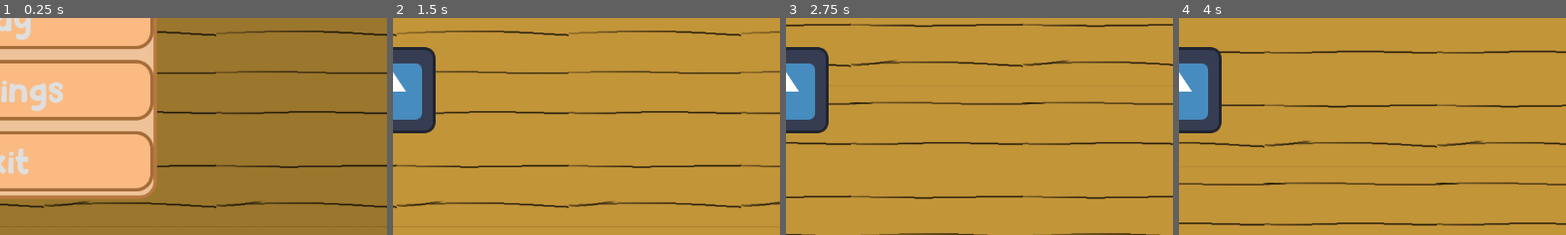
Above: before the commit, frames 1-4 (left to right).
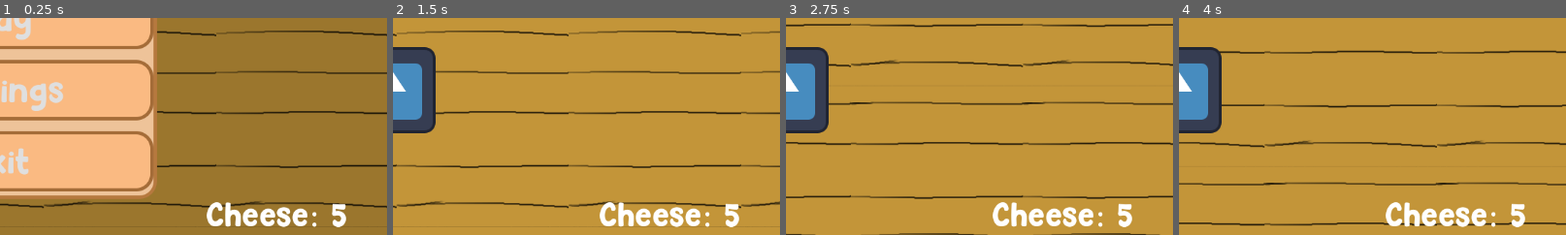
Above: after the commit, the same moments.

Repository: pokemeta/shoebugs-project
Game: Godot game, scene res://Scenes/testworld1.tscn
The game is run twice, just before and just after one commit, with the same random seed, the same clock (stepped at 60 frames per second) and the same inputs. The engine's default icon, where the game draws it, is replaced by a stand-in: a white triangle on a blue panel in a dark square.
Inputs:
- Up to frame 1 (0.25 s): no input
- Up to frame 2 (1.5 s): click "Play" at 0.5 s; hold D (move_right) from 1.28 s (still down); tap E (interact) at 1.35 s
- Up to frame 3 (2.75 s): tap I (shop) at 1.52, 1.55, 1.82, 2.1, 2.27, 2.57 s; release D (move_right) at 2.03 s; hold S (move_down) from 2.03 s (still down); tap E (interact) at 2.3 s
- Up to frame 4 (4 s): release S (move_down) at 2.78 s; hold D (move_right) 2.78-3.53 s; tap C (coin_add) at 2.85 s; tap I (shop) at 3.05, 3.77 s; hold W (move_up) from 3.53 s (still down); tap E (interact) at 3.6 s
The pictures show only the part of the screen within x 50-100%, y 33-83%; the shares and areas given below are measured in that part.

The runs differ from the first frame. In frame 1, 1.9% of the frame differs, in the area x 53-90%, y 84-97%; in frame 2, 1.9%; in frame 3, 1.9%; in frame 4, 1.9%.

Commit message:
Added indicator for not enough cheese, also a counter until i figure how to display inventory

Diff:
--- a/Scenes/UI/evolution.tscn
+++ b/Scenes/UI/evolution.tscn
@@ -25,7 +25,7 @@
 corner_radius_bottom_right = 25
 corner_radius_bottom_left = 25
 
-[node name="CanvasLayer" type="CanvasLayer"]
+[node name="EvolutionLayer" type="CanvasLayer"]
 
 [node name="Control" type="Control" parent="."]
 layout_mode = 3
--- a/Scenes/UI/inventory.tscn
+++ b/Scenes/UI/inventory.tscn
@@ -26,7 +26,7 @@
 corner_radius_bottom_right = 10
 corner_radius_bottom_left = 10
 
-[node name="CanvasLayer" type="CanvasLayer"]
+[node name="Inventory" type="CanvasLayer"]
 
 [node name="Control" type="Control" parent="."]
 layout_mode = 3
--- a/Scenes/UI/mainmenu.tscn
+++ b/Scenes/UI/mainmenu.tscn
@@ -3,7 +3,7 @@
 [ext_resource type="Script" uid="uid://dnhfnagrhhbrb" path="res://Scripts/mainmenu.gd" id="1_pwset"]
 [ext_resource type="Theme" uid="uid://bu1wtqkrwnyj6" path="res://Themes/UITheme.tres" id="1_qshck"]
 
-[node name="CanvasLayer" type="CanvasLayer"]
+[node name="MenuLayer" type="CanvasLayer"]
 script = ExtResource("1_pwset")
 
 [node name="Control" type="Control" parent="."]
--- a/Scenes/UI/sbinteraction.tscn
+++ b/Scenes/UI/sbinteraction.tscn
@@ -15,7 +15,13 @@
 corner_radius_bottom_right = 25
 corner_radius_bottom_left = 25
 
-[node name="CanvasLayer" type="CanvasLayer"]
+[sub_resource type="LabelSettings" id="LabelSettings_j6f4f"]
+font_size = 32
+font_color = Color(0.881566, 0, 0.124162, 1)
+outline_size = 16
+outline_color = Color(0, 0, 0, 1)
+
+[node name="ShoeBugLayer" type="CanvasLayer"]
 script = ExtResource("1_j6f4f")
 
 [node name="Control" type="Control" parent="."]
@@ -107,10 +113,31 @@
 theme_override_font_sizes/font_size = 40
 text = "Sell"
 
+[node name="WarningCheese" type="Label" parent="Control/Panel"]
+visible = false
+layout_mode = 1
+anchors_preset = 8
+anchor_left = 0.5
+anchor_top = 0.5
+anchor_right = 0.5
+anchor_bottom = 0.5
+offset_left = -85.5
+offset_top = -122.5
+offset_right = 85.5
+offset_bottom = -35.5
+grow_horizontal = 2
+grow_vertical = 2
+text = "Not enough
+cheese"
+label_settings = SubResource("LabelSettings_j6f4f")
+
 [node name="Timer" type="Timer" parent="."]
 autostart = true
+
+[node name="CheeseWarnTimer" type="Timer" parent="."]
 
 [connection signal="button_down" from="Control/Panel/PanelContainer/VBoxContainer/Feed" to="." method="feed"]
 [connection signal="pressed" from="Control/Panel/PanelContainer/VBoxContainer/Water" to="." method="givewater"]
 [connection signal="button_down" from="Control/Panel/PanelContainer/VBoxContainer/Sell" to="." method="sell"]
 [connection signal="timeout" from="Timer" to="." method="_on_timer_timeout"]
+[connection signal="timeout" from="CheeseWarnTimer" to="." method="_on_cheese_warn_timer_timeout"]
--- a/Scenes/hud.tscn
+++ b/Scenes/hud.tscn
@@ -1,9 +1,13 @@
-[gd_scene load_steps=4 format=3 uid="uid://doig37rypve7d"]
+[gd_scene load_steps=5 format=3 uid="uid://doig37rypve7d"]
 
 [ext_resource type="FontFile" uid="uid://c227nvxtbjut0" path="res://Fonts/Hey Comic.otf" id="1_e0onf"]
 [ext_resource type="Script" uid="uid://ntpar8kwodae" path="res://Scripts/hud.gd" id="1_fccik"]
 
 [sub_resource type="LabelSettings" id="LabelSettings_fccik"]
+font = ExtResource("1_e0onf")
+font_size = 48
+
+[sub_resource type="LabelSettings" id="LabelSettings_bjfho"]
 font = ExtResource("1_e0onf")
 font_size = 48
 
@@ -18,4 +22,19 @@
 text = "Coins: 0"
 label_settings = SubResource("LabelSettings_fccik")
 
+[node name="CheeseCounter" type="Label" parent="."]
+anchors_preset = 3
+anchor_left = 1.0
+anchor_top = 1.0
+anchor_right = 1.0
+anchor_bottom = 1.0
+offset_left = -266.0
+offset_top = -170.0
+offset_right = -60.0
+offset_bottom = -105.0
+grow_horizontal = 0
+grow_vertical = 0
+text = "Cheese: 0"
+label_settings = SubResource("LabelSettings_bjfho")
+
 [connection signal="update_coin_hud" from="." to="." method="_on_update_coin_hud"]
--- a/Scenes/player.tscn
+++ b/Scenes/player.tscn
@@ -10,6 +10,7 @@
 collision_layer = 5
 collision_mask = 5
 script = ExtResource("1_cvnsp")
+cheese = 5
 
 [node name="Sprite2D" type="Sprite2D" parent="."]
 texture = ExtResource("1_v0iea")
--- a/Scenes/shop.tscn
+++ b/Scenes/shop.tscn
@@ -5,7 +5,7 @@
 [ext_resource type="Script" uid="uid://8wchom8fgmcc" path="res://Scripts/shopcomp.gd" id="2_2shtd"]
 [ext_resource type="Resource" uid="uid://cr3n7u55ef3ek" path="res://Resources/Cheese.tres" id="3_fdj0q"]
 
-[node name="CanvasLayer" type="CanvasLayer"]
+[node name="ShopLayer" type="CanvasLayer"]
 script = ExtResource("1_fdj0q")
 
 [node name="Panel" type="Panel" parent="."]
--- a/Scripts/PlMv.gd
+++ b/Scripts/PlMv.gd
@@ -8,6 +8,7 @@
 var ui
 # hud variables
 @onready var inventory = $"../Inventory"
+@onready var hud = $"../HUD"
 @export var cheese: int
 # debug variables goes here
 var can_add_coins: bool = false
@@ -31,6 +32,8 @@
 	if can_add_coins and Input.is_action_just_pressed("coin_add"):
 		inventory.emit_signal("add_coin", 1)
 
+	hud.cheese_hud.text = "Cheese: " + str(cheese)
+
 
 func _input(event: InputEvent) -> void:
 	if Input.is_action_just_pressed("interact"):
--- a/Scripts/hud.gd
+++ b/Scripts/hud.gd
@@ -5,7 +5,8 @@
 
 # Variable for the counter label
 @onready var coin_hud = $CoinCounter
+@onready var cheese_hud = $CheeseCounter
 
 # Function for updating the counter
-func _on_update_coin_hud(counter: int) -> void:
-	coin_hud.text = "Coins: " + str(counter)
+func _on_update_coin_hud(amount: int) -> void:
+	coin_hud.text = "Coins: " + str(amount)
--- a/Scripts/sb1.gd
+++ b/Scripts/sb1.gd
@@ -36,6 +36,9 @@
 	move_and_slide()
 
 
+
 func _on_foodndrinktimer_timeout() -> void:
-	stats.food -= 1
-	stats.water -= 1
+	if stats.food > 0:
+		stats.food -= 1
+	if stats.water > 0:
+		stats.water -= 1
--- a/Scripts/ui.gd
+++ b/Scripts/ui.gd
@@ -1,6 +1,11 @@
 extends CanvasLayer
+
 var shoebugtoshow: BugStats
 var plr
+
+@onready var warning_cheese_label = $Control/Panel/WarningCheese
+@onready var warning_cheese_timer = $CheeseWarnTimer
+
 func _ready() -> void:
 	$Timer.start(0.005)
 	for i in get_tree().get_current_scene().get_children():
@@ -16,6 +21,9 @@
 	if plr.cheese > 0:
 		plr.cheese -= 1
 		shoebugtoshow.food += 5
+	else:
+		warning_cheese_label.visible = true
+		warning_cheese_timer.start()
 
 func givewater() -> void:
 	pass # Replace with function body.
@@ -26,3 +34,6 @@
 	shoebugtoshow.jopa.get_node("interactcomp/sbfunc").ui.queue_free()
 	shoebugtoshow.jopa.queue_free()
 	plr.canmove = true
+
+func _on_cheese_warn_timer_timeout() -> void:
+	warning_cheese_label.visible = false
Not shown: 1 places in Scenes/UI/sbinteraction.tscn that only renumber resources
